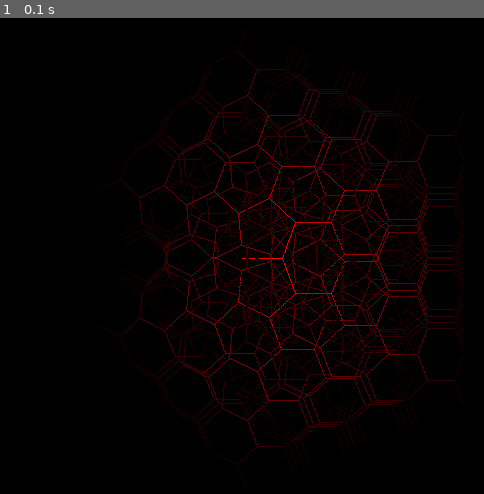
Above: before the commit, frame 1.
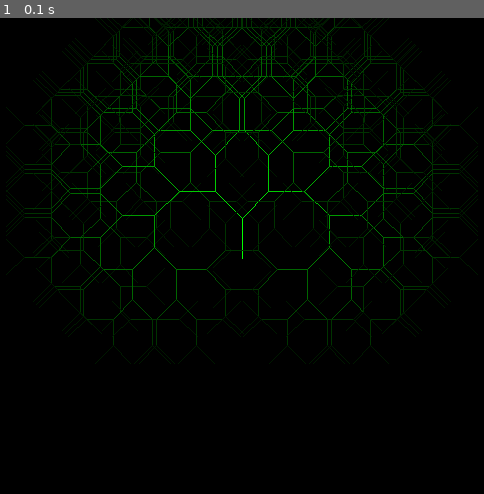
Above: after the commit, the same moment.

Repository: barbeque/Learning
Game: pygame game, started from pygame/fractal.py
The game is run twice, just before and just after one commit, with the same random seed, the same clock (stepped at 60 frames per second) and the same inputs.
Inputs:
- Up to frame 1 (0.1 s): no input

The runs differ from the first frame. In frame 1, 17% of the frame differs, in the area x 1-99%, y 0-99%.

Commit message:
Making this little recursive toy fancier

Diff:
--- a/pygame/fractal.py
+++ b/pygame/fractal.py
@@ -1,18 +1,21 @@
-import pygame, math
+import pygame, math, random
 
 def draw(screen):
-	drawBranch(screen, 10, 320, 240, 40, 0)
+	theta = -math.pi / 2
+	drawBranch(screen, 10, 320, 240, 40, theta)
 
 def drawBranch(screen, depth, originX, originY, length, theta):
 	destinationX = originX + length * math.cos(theta)
 	destinationY = originY + length * math.sin(theta)
-	color = pygame.Color('red')
-	color.r = (int)((float(depth) / 10) * 255);
+	color = pygame.Color('green')
+	color.g = (int)((float(depth) / 10) * 255);
 	pygame.draw.line(screen, color, (originX, originY), (destinationX, destinationY))
 
+	thetaOffset = 3.141592 / 4.0;#2.0 * (float(depth) / 10) + 0.1;
+
 	if depth > 1:
-		drawBranch(screen, depth - 1, destinationX, destinationY, length * 0.95, theta + 1.2)
-		drawBranch(screen, depth - 1, destinationX, destinationY, length * 0.95, theta - 1.2)
+		drawBranch(screen, depth - 1, destinationX, destinationY, length * 0.95, theta + thetaOffset)
+		drawBranch(screen, depth - 1, destinationX, destinationY, length * 0.95, theta - thetaOffset)
 
 def main():
 	screen = pygame.display.set_mode((640, 480))
